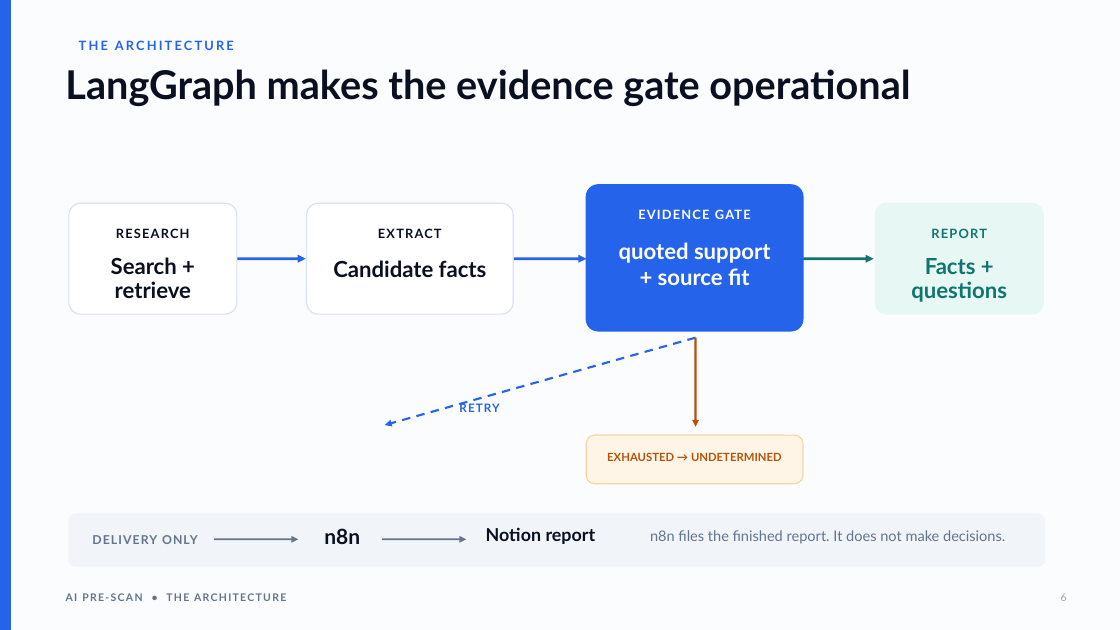
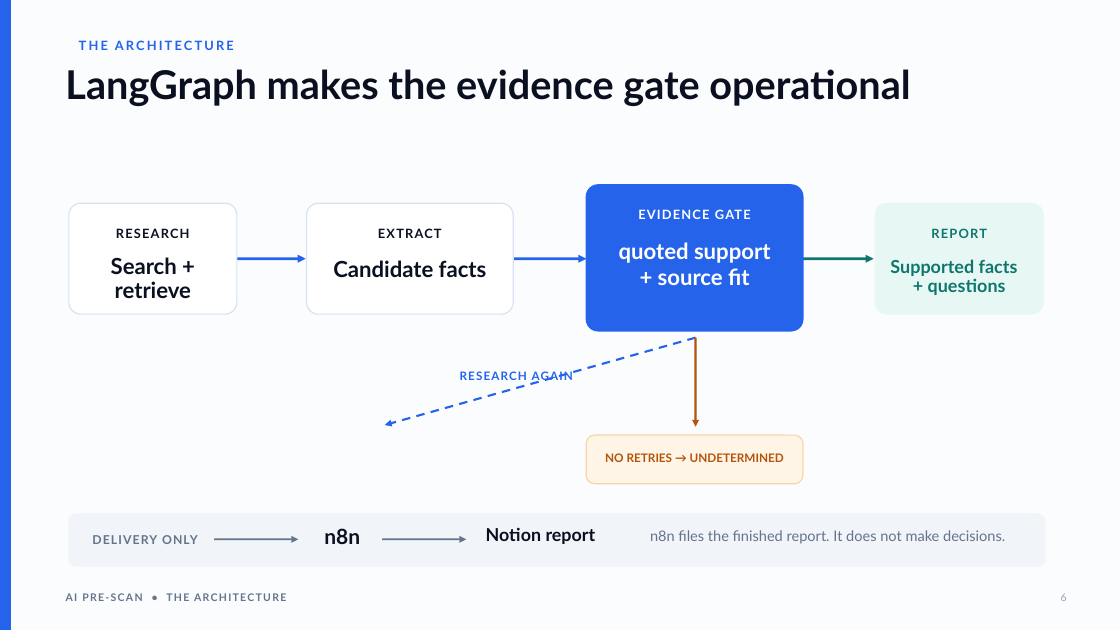
Before and after one commit to nyelugo/PROJECT-AI-Pre-Scan, a slide deck: slide 6 of docs/ai-pre-scan-presentation.pptx. Drawn at 1120x630 pixels with LibreOffice and Linux fonts; fonts in the diff are those of the drawing. Boxes give left, top, right and bottom in pixels: in the first picture for what was removed or moved away, otherwise in the second. Text is boxed around its words. In the diff, an @@ line names an element or a change of style, - is before the commit and + after.

```diff
--- a/docs/ai-pre-scan-presentation.pptx
+++ b/docs/ai-pre-scan-presentation.pptx
@@ text at <box>890,259,1018,295</box>: text changed; size 19 to 15.4 pt @@
-Facts + questions
+Supported facts
++ questions
@@ text at <box>460,371,573,383</box>: text changed @@
-RETRY
+RESEARCH AGAIN
@@ text at <box>605,453,784,462</box>: text changed; size 9.7 to 10.1 pt @@
-EXHAUSTED → UNDETERMINED
+NO RETRIES → UNDETERMINED
```
Also in this commit, not shown: 5 other slides changed, 1 other file.
